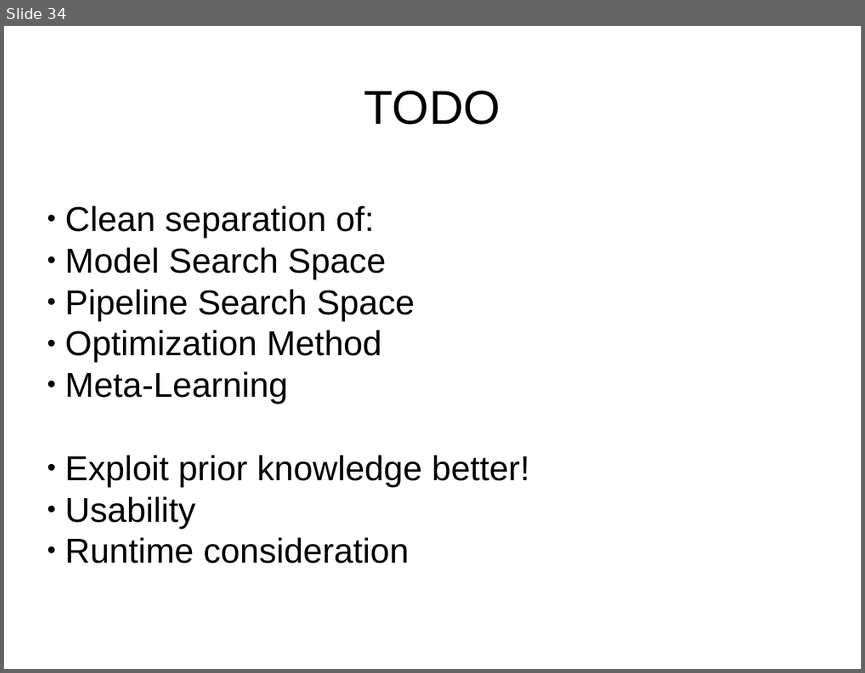
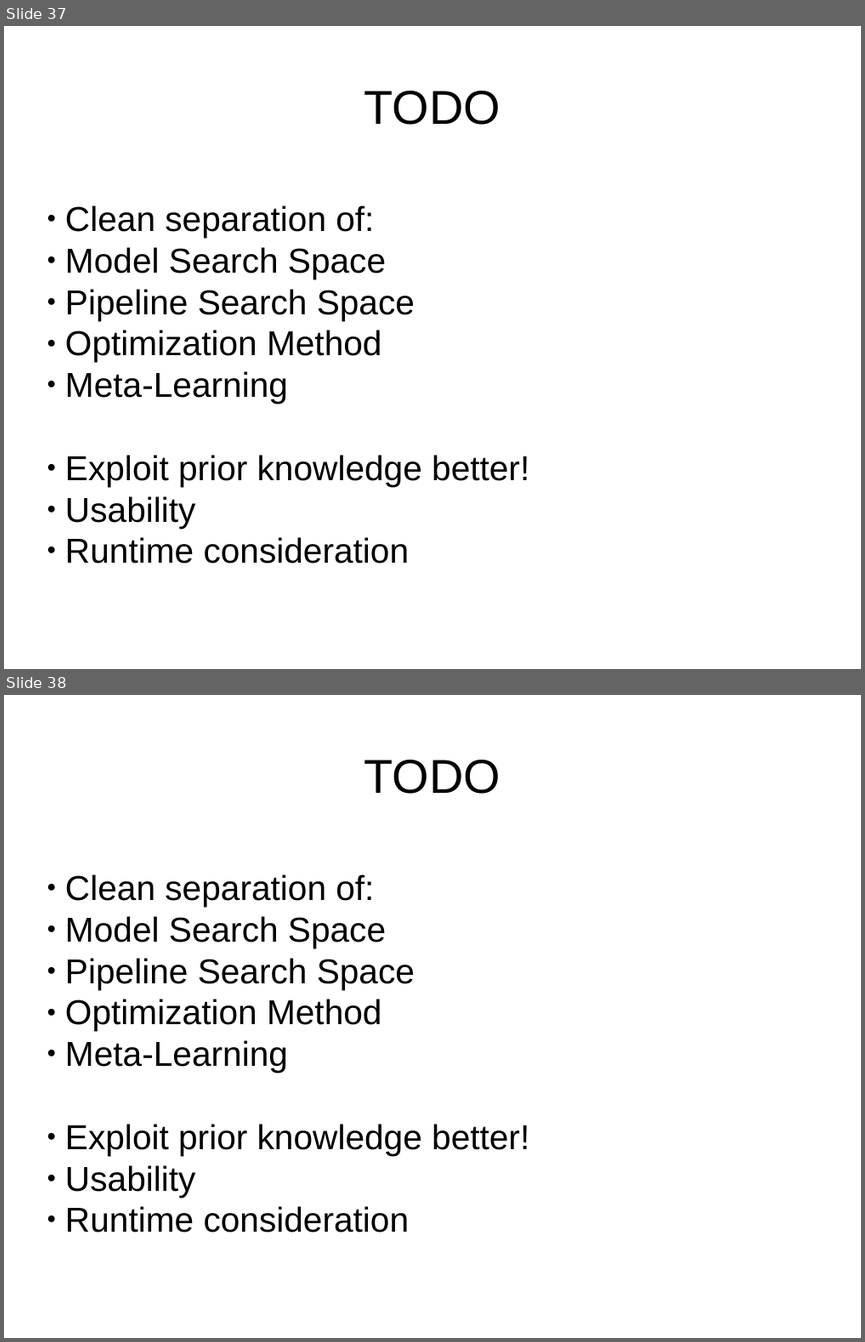
Before and after one commit to amueller/talks_odt, a slide deck: automating_machine_learning_scipy2016.odp. Shown one above the other, each under a label of ours: slide 34 before the commit, slides 37 and 38 after it. The pictures are 865x673 and 865x1342 pixels, drawn with LibreOffice and Linux fonts; fonts in the diff are those of the drawing. Boxes give left, top, right and bottom in pixels: in the first picture for what was removed or moved away, otherwise in the second. Text is boxed around its words. In the diff, an @@ line names an element or a change of style, - is before the commit and + after.

Commit message:
automatic machine learning script and polish

```diff
--- a/automating_machine_learning_scipy2016.odp
+++ b/automating_machine_learning_scipy2016.odp
@@ slide 38 added at (4,695,861,1338), background #FFFFFF @@
@@ title added at (364,760,500,794), 44 pt, text #000000 @@
+TODO
@@ subtitle added at (65,874,529,1232), 32 pt, text #000000 @@
+● Clean separation of:
+● Model Search Space
+● Pipeline Search Space
+● Optimization Method
+● Meta-Learning
+● Exploit prior knowledge better!
+● Usability
+● Runtime consideration
@@ what was slide 34 is now slide 37 @@
```
Also in this commit, not shown: 2 slides changed, 6 other slides added, 3 slides removed.
